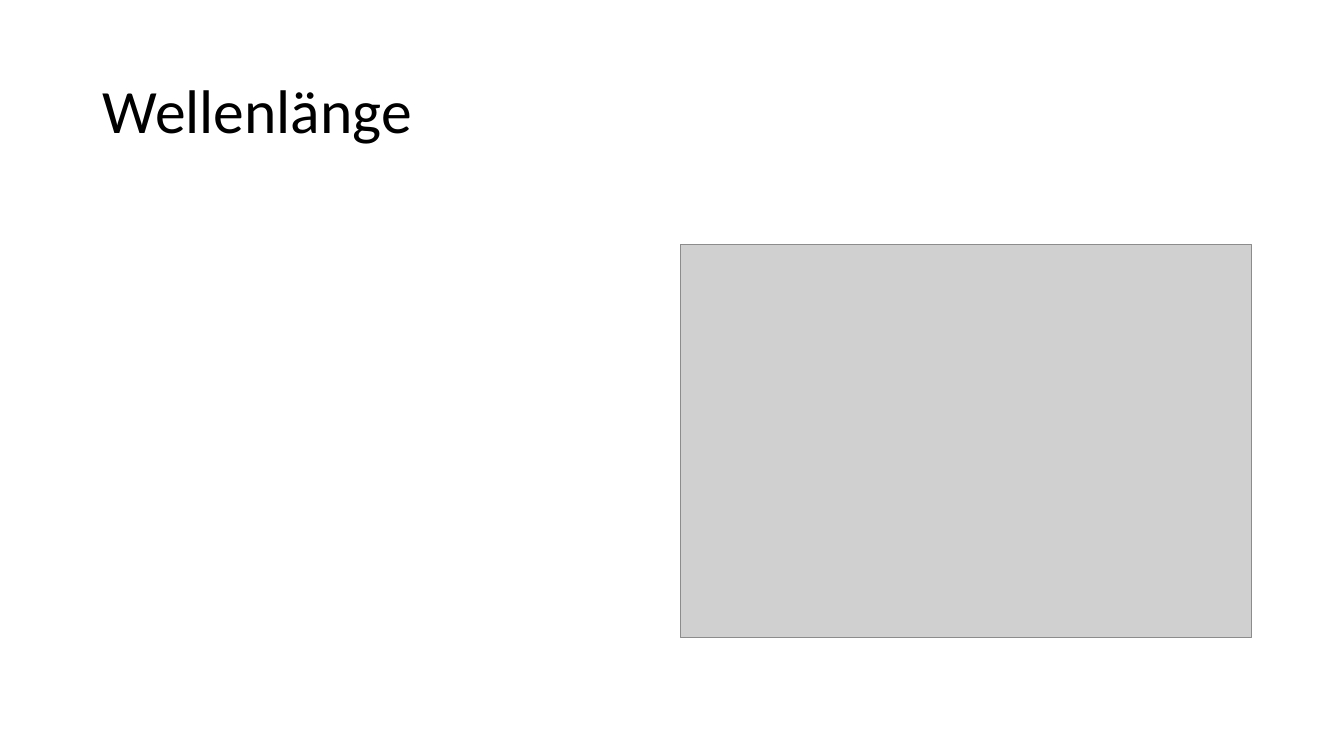
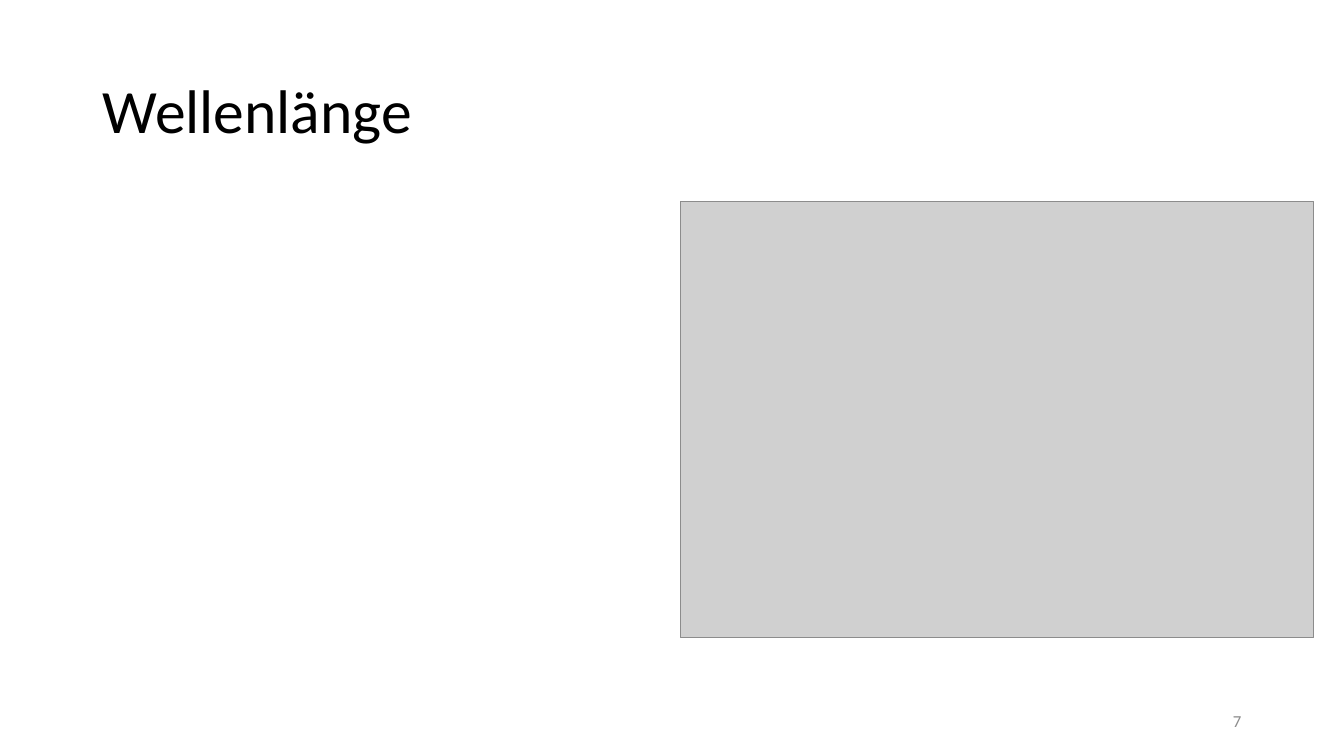
Before and after one commit to thewhitecat/grundpraktikum1, a slide deck: slide 7 of grundpraktikum2/Optik 2/Optik II.pptx. Drawn at 1344x756 pixels with LibreOffice and Linux fonts; fonts in the diff are those of the drawing; grey boxes stand for pictures. Boxes give left, top, right and bottom in pixels: in the first picture for what was removed or moved away, otherwise in the second. Text is boxed around its words. In the diff, an @@ line names an element or a change of style, - is before the commit and + after.

```diff
--- a/grundpraktikum2/Optik 2/Optik II.pptx
+++ b/grundpraktikum2/Optik 2/Optik II.pptx
@@ picture: place and size @@
-picture at bbox=[681, 244, 1252, 638]
+picture at bbox=[681, 202, 1315, 638]
@@ page number added at bbox=[1233, 716, 1241, 727], 12 pt, text #8C8C8C @@
+7
```
Also in this commit, not shown: 6 other slides changed, 4 slides added, 3 slides removed.
